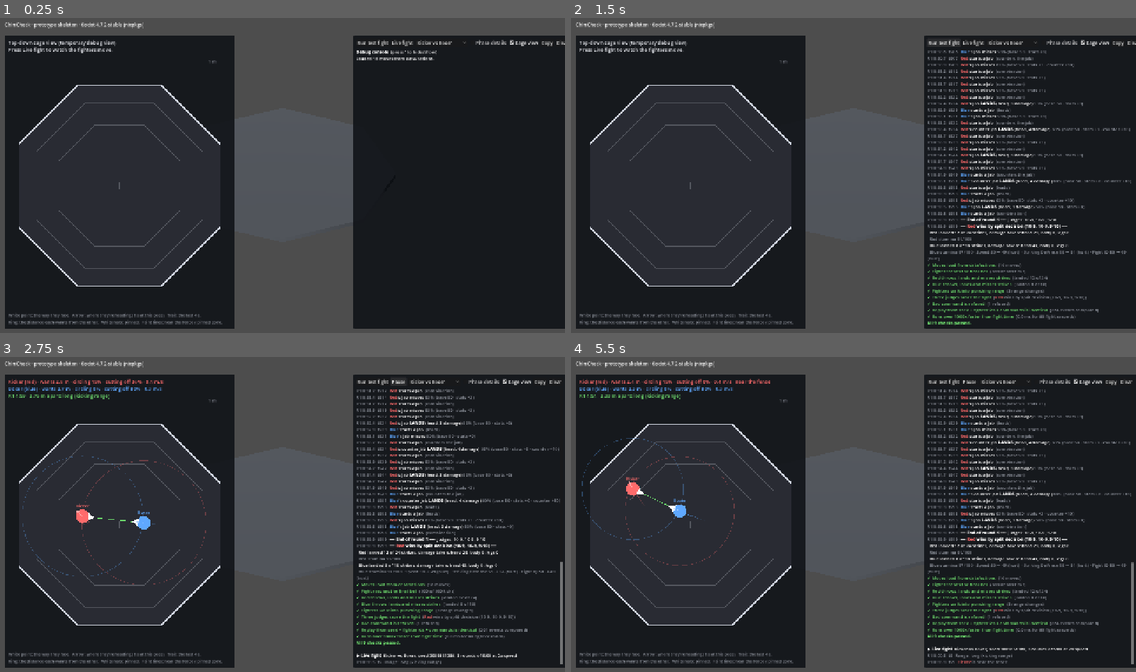
Above: before the commit, frames 1-4 (two rows, left to right).
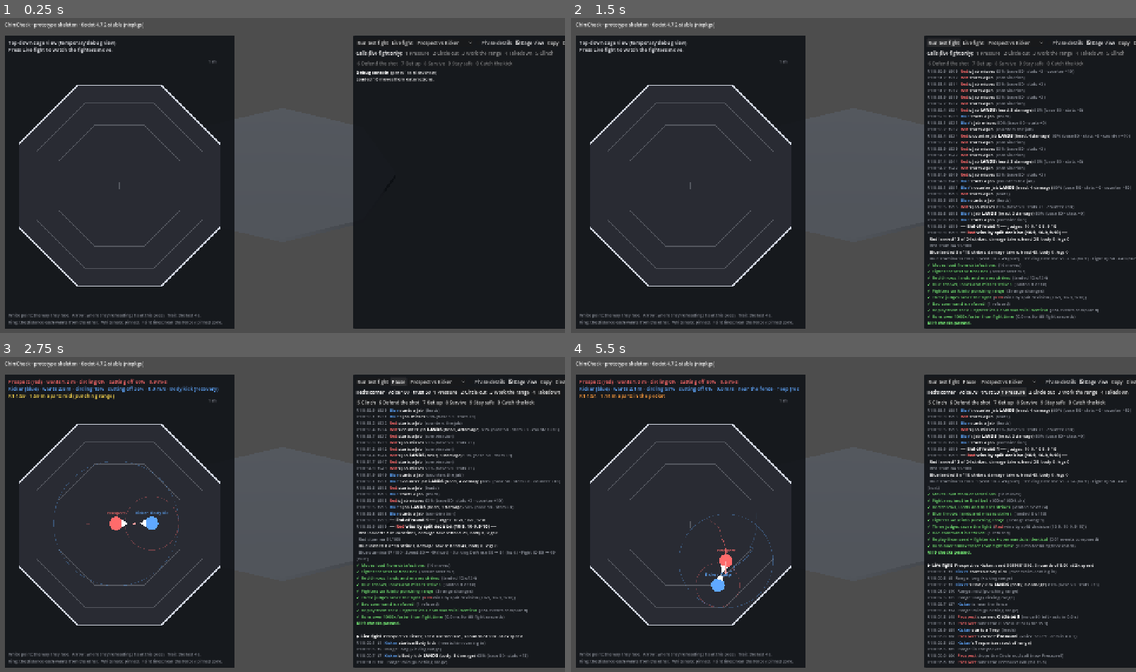
Above: after the commit, the same moments.

Repository: Dazedgenie/DazedMMA
Game: Godot game, scene res://game/main.tscn
Two runs of this game, one before a commit and one after it. Both use one fixed random seed, a clock stepped at 60 frames per second and the inputs below.
Inputs (mouse positions are in pixels of both pictures, inside the frame that each line leads up to):
- Up to frame 1 (0.25 s): no input
- Up to frame 2 (1.5 s): click (1017, 43) at 0.5 s, where only the run after the commit has a clickable "Prospect vs Kicker"; click "Run test fight" at 1.25 s
- Up to frame 3 (2.75 s): click "Live fight" at 2 s
- Up to frame 4 (5.5 s): click (1006, 382) at 2.75 s, where only the run after the commit has a clickable "Prospect vs Kicker"; click (1017, 391) at 3.5 s, where only the run after the commit has a clickable "1 Pressure"; click (1045, 391) at 4.25 s, where only the run after the commit has a clickable "2 Circle out"; click (1011, 391) at 5 s, where only the run after the commit has a clickable "1 Pressure"

The runs differ from the first frame. In frame 1, 1.0% of the frame differs, in the area x 62-100%, y 6-21%; in frame 2, 4.6%; in frame 3, 8.0%; in frame 4, 8.9%, in the area x 1-100%, y 6-98%.

Commit message:
Call bar in the debug console, the Prospect, gameplan presets and docs for live calls (#16, D111, D112)
Co-Authored-By: Claude Opus 5.5 <noreply@anthropic.com>
Claude-Session: https://claude.ai/code/session_018PjvDNvCg24P8YELodsZfG

Diff:
--- a/data/fighters/prospect.json
+++ b/data/fighters/prospect.json
@@ -5,12 +5,12 @@
 	"template": null,
 	"frame": { "height_cm": 180, "reach_cm": 183, "build": "average" },
 	"stance": "orthodox",
-	"stats": { "boxing": 55, "kicking": 50, "takedowns": 60, "takedown_defense": 55, "power": 55, "speed": 55, "footwork": 55, "fight_iq": 55, "clinch_control": 50, "top_control": 55, "scrambles": 55 },
+	"stats": { "boxing": 55, "kicking": 50, "takedowns": 50, "takedown_defense": 55, "power": 55, "speed": 55, "footwork": 55, "fight_iq": 55, "clinch_control": 50, "top_control": 55, "scrambles": 55 },
 	"personality": { "ego": 0, "discipline": 0, "coachable": 20, "loyal": 0 },
-	"style": { "pace": 0, "range": 0, "base": 20, "risk": 0 },
+	"style": { "pace": 0, "range": 0, "base": 0, "risk": 0 },
 	"gifts": [],
 	"flaws": [],
 	"techniques": ["jab", "cross", "leg_kick", "double_leg", "catch_kick_single"],
-	"tendencies": { "work_rate": 0.015, "actions": { "jab": 1.0, "cross": 0.9, "leg_kick": 0.8, "double_leg": 0.5 } },
+	"tendencies": { "work_rate": 0.015, "actions": { "jab": 1.0, "cross": 0.9, "leg_kick": 0.8, "double_leg": 0.4 } },
 	"tells": []
 }
--- a/tests/sim/fight/test_decision_layer.gd
+++ b/tests/sim/fight/test_decision_layer.gd
@@ -137,3 +137,13 @@
 class _Stubborn extends LiveCalls:
 	func refusal(_view: FightView, _call: Dictionary) -> String:
 		return "doesn't trust the corner"
+
+
+func test_the_gameplan_presets_load_from_data_and_shift_the_leanings() -> void:
+	var sim: FightSim = _sim()
+	var layer: DecisionLayer = sim.decisions[0]
+	layer.add_source(Gameplan.load_id("wrestle_heavy"))
+	assert_eq(layer.leaning(sim.views[0], StyleLeanings.BASE), 60.0)
+	assert_eq(layer.weight(sim.views[0], _actions.get_action("double_leg"), 1.0), 1.5)
+	for id: String in ["pressure", "counter", "range", "conserve"]:
+		assert_false(Gameplan.load_id(id).leanings.is_empty(), id)
--- a/tests/ui/test_debug_console.gd
+++ b/tests/ui/test_debug_console.gd
@@ -12,3 +12,19 @@
 	assert_string_contains(text, "Test fight")
 	assert_string_contains(text, "End of round 1")
 	assert_string_contains(text, "All %d checks passed." % check.results.size())
+
+
+func test_the_call_bar_makes_red_corners_calls_in_a_live_fight() -> void:
+	var console := DebugConsole.new()
+	console.echo_to_output = false
+	add_child_autofree(console)
+	assert_true(console._call_buttons[0].disabled, "no fight, no calls")
+	console._toggle_live()
+	assert_string_contains(console._live_sim.fighters[0].name, "Prospect", "the playtest matchup comes first")
+	console.make_call("pressure")
+	for n in 10:
+		console._live_sim.tick()
+	var text: String = console._log.get_parsed_text()
+	assert_string_contains(text, "Prospect's corner: Pressure!")
+	assert_string_contains(text, "the Pressure! call")
+	console._stop_live()
--- a/tests/ui/test_fight_log_formatter.gd
+++ b/tests/ui/test_fight_log_formatter.gd
@@ -86,6 +86,18 @@
 	assert_eq(_plain(FightLogFormatter.line(e, _sim)), "R1 0:04.0  t40  Blue can't do the Double-leg takedown call (not possible from this position)")
 
 
+func test_a_call_says_what_was_called_how_much_voice_is_left_and_when_the_fighter_acts() -> void:
+	var e := FightEvent.new(40, 1, FightEvent.CALL_HEARD, 0, { "call_id": "takedown", "voice": 12, "garbled": true, "delay": 9, "trust": 46, "spam": true })
+	assert_eq(_plain(FightLogFormatter.line(e, _sim)), "R1 0:04.0  t40  Red's corner: Takedown!  (voice 12 left · acts in 0.9 s · garbled · spam: trust 46)")
+
+
+func test_a_call_the_fighter_acted_on_names_the_move() -> void:
+	var e := FightEvent.new(46, 1, FightEvent.CALL_ANSWERED, 0, { "call_id": "takedown", "action_id": "catch_kick_single", "outcome": "accepted", "reason": "call after 6 ticks" })
+	assert_eq(_plain(FightLogFormatter.line(e, _sim)), "R1 0:04.6  t46  Red takes the Takedown! call: Catch-kick single leg (call after 6 ticks)")
+	var ignored := FightEvent.new(46, 1, FightEvent.CALL_ANSWERED, 0, { "call_id": "pressure", "outcome": "ignored", "reason": "panicking" })
+	assert_eq(_plain(FightLogFormatter.line(ignored, _sim)), "R1 0:04.6  t46  Red IGNORES the Pressure! call (panicking)")
+
+
 func test_a_change_of_position_says_who_did_it_and_who_is_on_top() -> void:
 	var e := FightEvent.new(50, 1, FightEvent.POSITION_CHANGED, 1, { "action_id": "double_leg", "position": "full_guard", "phase": "ground", "roles": ["bottom", "top"] })
 	assert_eq(_plain(FightLogFormatter.line(e, _sim)), "R1 0:05.0  t50  Blue's Double-leg takedown → Full guard (Blue on top)")
--- a/ui/debug_console.gd
+++ b/ui/debug_console.gd
@@ -5,6 +5,9 @@
 ## - "Run test fight" plays a short check fight instantly and reports pass/fail (SimCheck).
 ## - "Live fight" plays a full fight in real time at Normal speed (2x, docs/01 §2), between
 ##   the matchup picked next to it (Kicker vs Boxer, or the Wrestler against either, #15).
+## - In a live fight, the call bar (or keys 1–9 and 0) makes Red's corner's calls (LiveCalls,
+##   docs/01 §22): the Prospect against the Kicker is the playtest matchup (calling the
+##   takedown during the kick). Calls can be made while paused; they land on the next tick.
 ## - "Cage view" shows a TEMPORARY top-down map of the live fight (CageMap, D106) on the
 ##   left of the screen, to judge how the AI moves. It hides with the console.
 ## - Toggle the window with the ` key (left of 1). "Copy" puts the log on the clipboard
@@ -17,6 +20,8 @@
 const CAGE_VIEW_WIDTH: float = 780.0
 ## The matchups "Live fight" can play: [label, red id, blue id] from data/fighters.
 const MATCHUPS: Array = [
+	["Prospect vs Kicker", "prospect", "kicker"],
+	["Prospect vs Wrestler", "prospect", "wrestler"],
 	["Kicker vs Boxer", "kicker", "boxer"],
 	["Wrestler vs Kicker", "wrestler", "kicker"],
 	["Wrestler vs Boxer", "wrestler", "boxer"],
@@ -31,7 +36,10 @@
 var _matchup: OptionButton
 var _cage_toggle: CheckBox
 var _cage_map: CageMap
+var _call_buttons: Array[Button] = []
+var _voice_label: Label
 var _actions: ActionLibrary
+var _calls: CallLibrary
 var _live_sim: FightSim
 var _live_paused: bool = false
 var _tick_budget: float = 0.0
@@ -39,18 +47,38 @@
 
 func _ready() -> void:
 	_actions = ActionLibrary.load_dir()
+	_calls = CallLibrary.shared()
 	_build()
 	write("[b]Debug console[/b]  (press ` to hide/show)")
 	write("Loaded %d moves from data/actions." % _actions.ids().size())
 
 
 func _unhandled_input(event: InputEvent) -> void:
-	if event is InputEventKey and event.pressed and not event.echo and event.keycode == TOGGLE_KEY:
+	if not event is InputEventKey or not event.pressed or event.echo:
+		return
+	if event.keycode == TOGGLE_KEY:
 		visible = not visible
 		get_viewport().set_input_as_handled()
+	elif _live() and event.keycode >= KEY_0 and event.keycode <= KEY_9:
+		for id in _calls.ids():
+			var key: Variant = _calls.get_call(id).get("hotkey")
+			if key != null and int(key) == event.keycode - KEY_0:
+				make_call(id)
+				get_viewport().set_input_as_handled()
+
+
+## Red's corner makes a call in the live fight (lands on the next tick, paused or not).
+func make_call(id: String) -> void:
+	if _live():
+		_live_sim.submit(FightCommand.live_call(_live_sim.now, 0, id))
+
+
+func _live() -> bool:
+	return _live_sim != null and not _live_sim.is_over()
 
 
 func _process(delta: float) -> void:
+	_show_corner()
 	if _live_sim == null or _live_paused or _live_sim.is_over():
 		return
 	_tick_budget += delta * LIVE_TICKS_PER_SECOND
@@ -118,6 +146,18 @@
 	_live_sim = null
 	_cage_map.watch(null)
 	_live_button.text = "Live fight"
+
+
+## The call bar is live only in a live fight; the label shows Red's corner's voice and trust.
+func _show_corner() -> void:
+	var live: bool = _live()
+	for b in _call_buttons:
+		b.disabled = not live
+	if live:
+		var calls: LiveCalls = _live_sim.decisions[0].calls
+		_voice_label.text = "Red's corner · voice %d · trust %d" % [roundi(calls.voice(_live_sim.now)), roundi(calls.trust)]
+	else:
+		_voice_label.text = "Calls (live fight only):"
 
 
 func _on_live_event(event: FightEvent) -> void:
@@ -172,6 +212,17 @@
 	_add_button(bar, "Copy", func() -> void: DisplayServer.clipboard_set(_log.get_parsed_text()))
 	_add_button(bar, "Clear", func() -> void: _log.clear())
 
+	var call_bar := HFlowContainer.new()
+	column.add_child(call_bar)
+	_voice_label = Label.new()
+	call_bar.add_child(_voice_label)
+	for id in _calls.ids():
+		var call: Dictionary = _calls.get_call(id)
+		var key: Variant = call.get("hotkey")
+		var label: String = String(call.name).trim_suffix("!")
+		_call_buttons.append(_add_button(call_bar, "%d %s" % [int(key), label] if key != null else label, make_call.bind(id)))
+	_show_corner()
+
 	_log = RichTextLabel.new()
 	_log.bbcode_enabled = true
 	_log.scroll_following = true
--- a/ui/fight_log_formatter.gd
+++ b/ui/fight_log_formatter.gd
@@ -11,7 +11,10 @@
 const RANGE_NAMES := { "out": "out of range", "long": "long (kicking range)", "mid": "mid (punching range)", "pocket": "in the pocket" }
 const CAGE_NAMES := { "centre": "is back in open space", "near": "is near the fence", "pinned": "is PINNED against the cage" }
 const RESULT_NAMES := { "ko": "KO", "tko": "TKO" }
-const CALL_OUTCOMES := { "accepted": "takes", "ignored": "ignores", "infeasible": "can't do" }
+const CALL_OUTCOMES := {
+	"accepted": "takes", "ignored": "[b]IGNORES[/b]", "infeasible": "can't do", "fired": "goes on the read of",
+	"missed": "misses with the read of", "expired": "is done with", "replaced": "drops",
+}
 const CONDITION_STATS: Array[String] = ["boxing", "kicking", "power", "speed", "striking_defense", "footwork", "takedowns", "takedown_defense", "fight_iq"]
 
 
@@ -81,9 +84,22 @@
 			return "%s beats the count and gets back up" % who
 		FightEvent.RECOVERED:
 			return "[color=%s]%s has shaken it off[/color]" % [DIM_COLOUR, who]
+		FightEvent.CALL_HEARD:
+			var extra: String = ""
+			if event.data.garbled:
+				extra += " · [b]garbled[/b]"
+			if event.data.spam:
+				extra += " · spam: trust %d" % event.data.trust
+			return "%s's corner: [b]%s[/b]  [color=%s](voice %d left · acts in %.1f s%s)[/color]" % [
+				who, _call_name(event.data.call_id, sim), DIM_COLOUR, event.data.voice, event.data.delay / float(FightClock.TICKS_PER_SECOND), extra]
 		FightEvent.CALL_ANSWERED:
 			var outcome: String = CALL_OUTCOMES.get(event.data.outcome, event.data.outcome)
-			return "[color=%s]%s %s the %s call (%s)[/color]" % [DIM_COLOUR, who, outcome, _action_name(event.data.action_id, sim), event.data.reason]
+			var id: String = event.data.get("call_id", event.data.get("action_id", ""))
+			var move: String = ""
+			if event.data.has("call_id") and event.data.has("action_id") and event.data.action_id != id:
+				move = ": %s" % _action_name(event.data.action_id, sim)
+			var colour: String = FAIL_COLOUR if event.data.outcome == "ignored" else DIM_COLOUR
+			return "[color=%s]%s %s the %s call%s (%s)[/color]" % [colour, who, outcome, _call_name(id, sim), move, event.data.reason]
 		FightEvent.COMMAND_REJECTED:
 			return "[color=%s]Command refused for %s: %s[/color]" % [FAIL_COLOUR, who, event.data.reason]
 		FightEvent.ROUND_ENDED:
@@ -191,5 +207,10 @@
 	return " (%s on top)" % _fighter(top, sim) if top != -1 else ""
 
 
+## A call's name from data/calls ("Takedown!"), or the move's for a bare call.
+static func _call_name(id: String, sim: FightSim) -> String:
+	return String(sim.calls.get_call(id).name) if sim.calls.has(id) else _action_name(id, sim)
+
+
 static func _action_name(id: String, sim: FightSim) -> String:
 	return String(sim.actions.get_action(id).name) if sim.actions.has(id) else id
Not shown, changed: CLAUDE.md
Not shown, changed: docs/00-design-planning.md
Not shown, changed: docs/01-fight-engine.md
Not shown, changed: docs/09-data-formats.md
